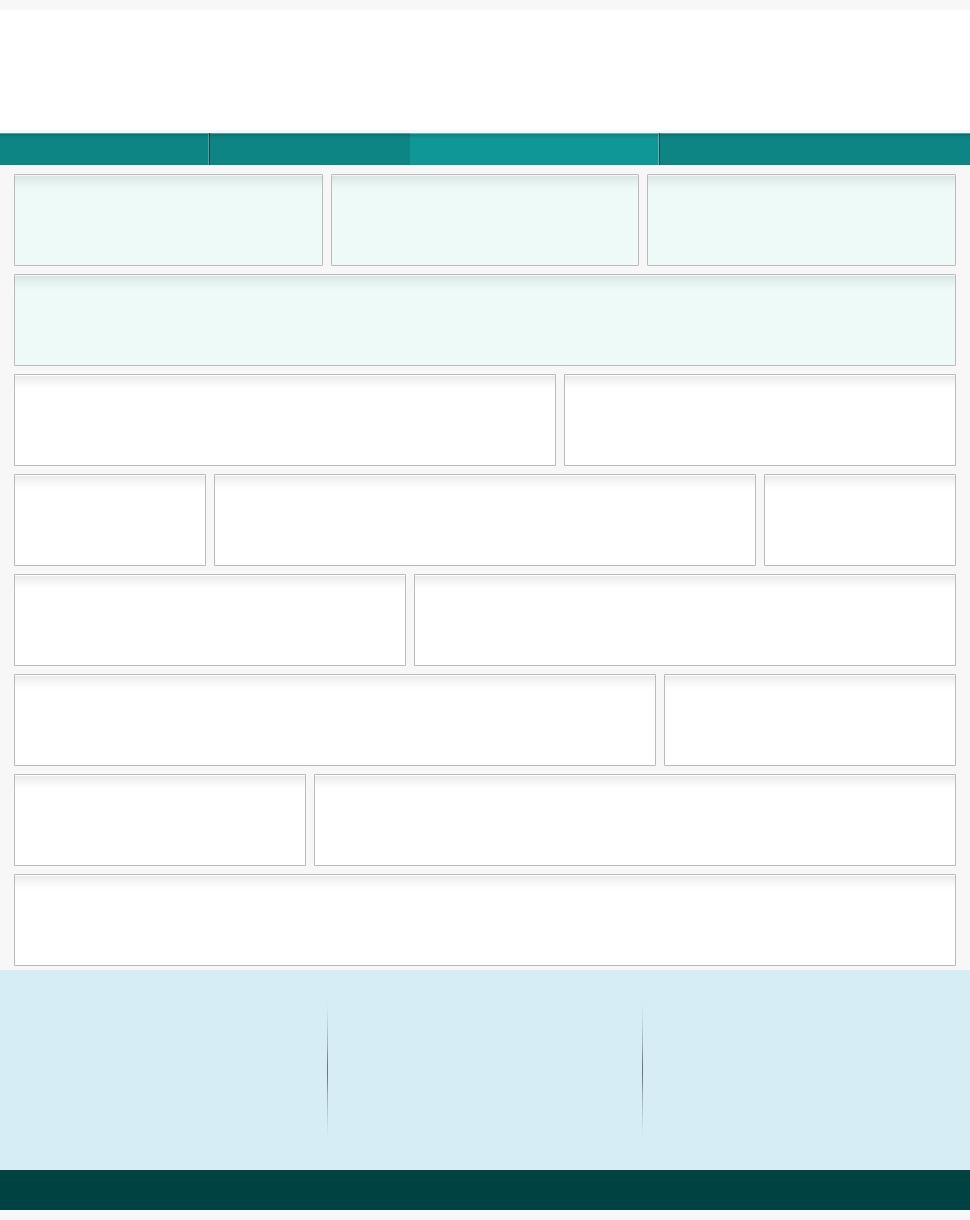
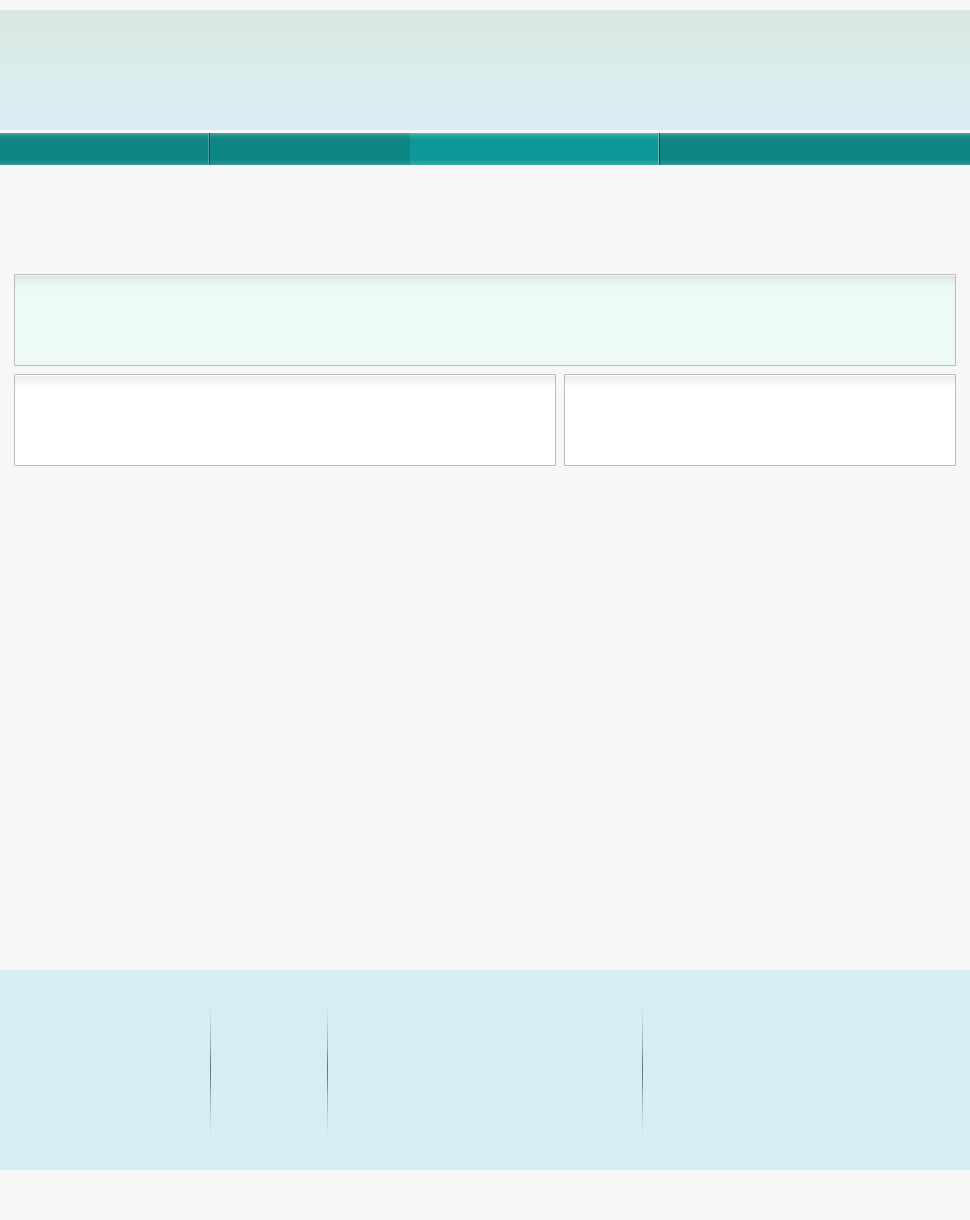
Two versions of the same layered image (970x1220). Layer-by-layer changes:
painted on "header" over [0, 10, 970, 130]
removed layer "header boxes" over [15, 175, 955, 265]
removed layer "footer" over [0, 1170, 970, 1210]
removed layer "sms" over [15, 475, 955, 565]
removed layer "tsm" over [15, 575, 955, 665]
removed layer "mms" over [15, 675, 955, 765]
removed layer "smm" over [15, 775, 955, 865]
removed layer "mmm" over [15, 875, 955, 965]
